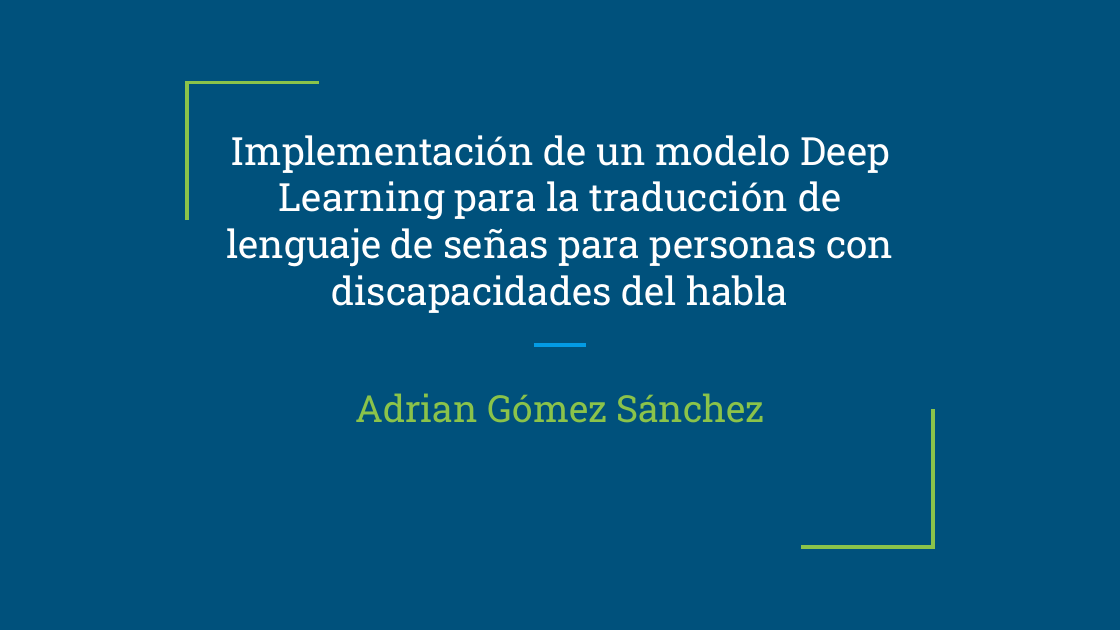
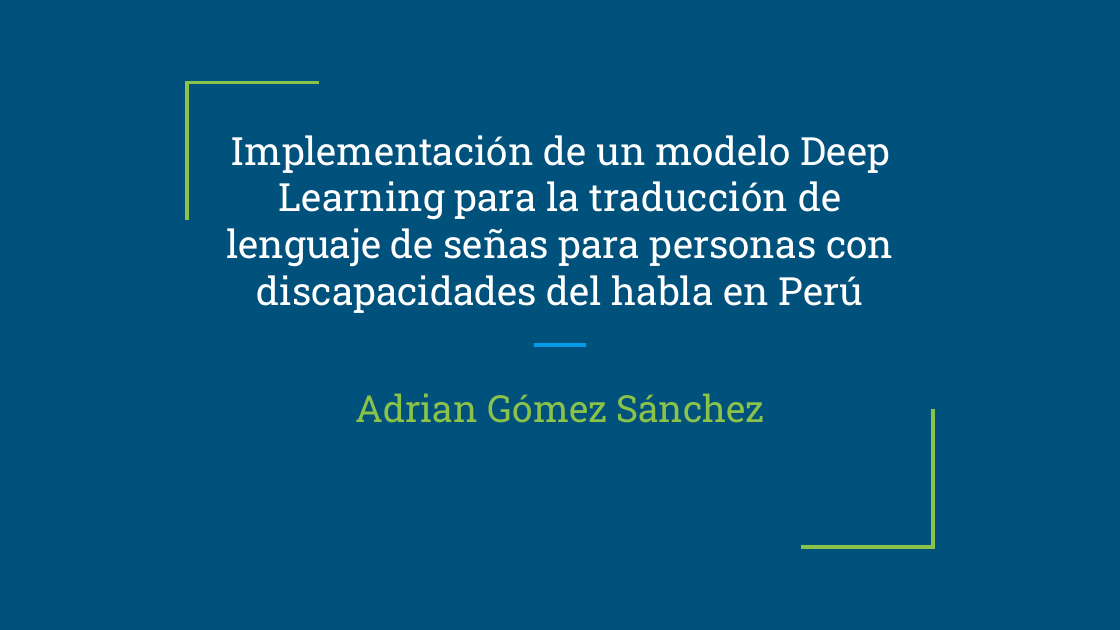
Before and after one commit to AdrianGomSB/19100586-Tesis, a slide deck: slide 1 of Exposición.pptx. Drawn at 1120x630 pixels with LibreOffice and Linux fonts; fonts in the diff are those of the drawing. Boxes give left, top, right and bottom in pixels: in the first picture for what was removed or moved away, otherwise in the second. Text is boxed around its words. In the diff, an @@ line names an element or a change of style, - is before the commit and + after.

```diff
--- a/Exposición.pptx
+++ b/Exposición.pptx
@@ title at bbox=[226, 135, 893, 313]: text changed @@
-Implementación de un modelo Deep Learning para la traducción de lenguaje de señas para personas con discapacidades del habla
+Implementación de un modelo Deep Learning para la traducción de lenguaje de señas para personas con discapacidades del habla en Perú
```
Also in this commit, not shown: 22 other files.
